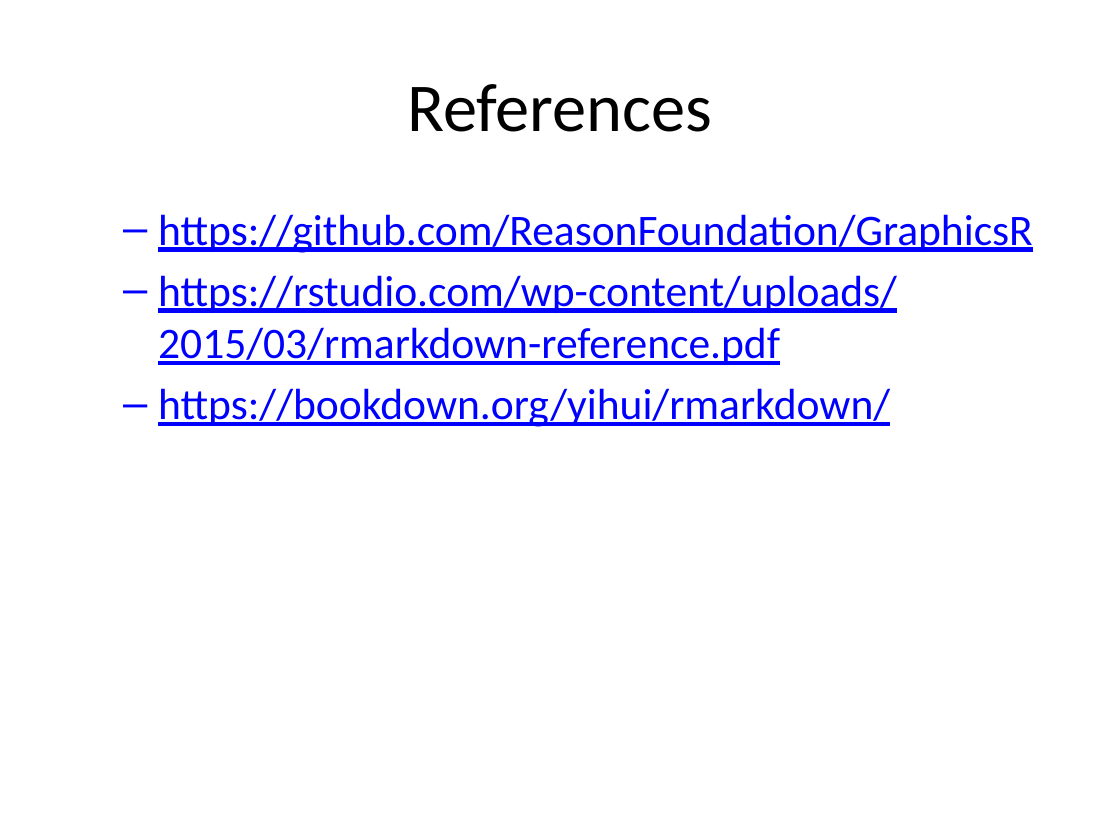
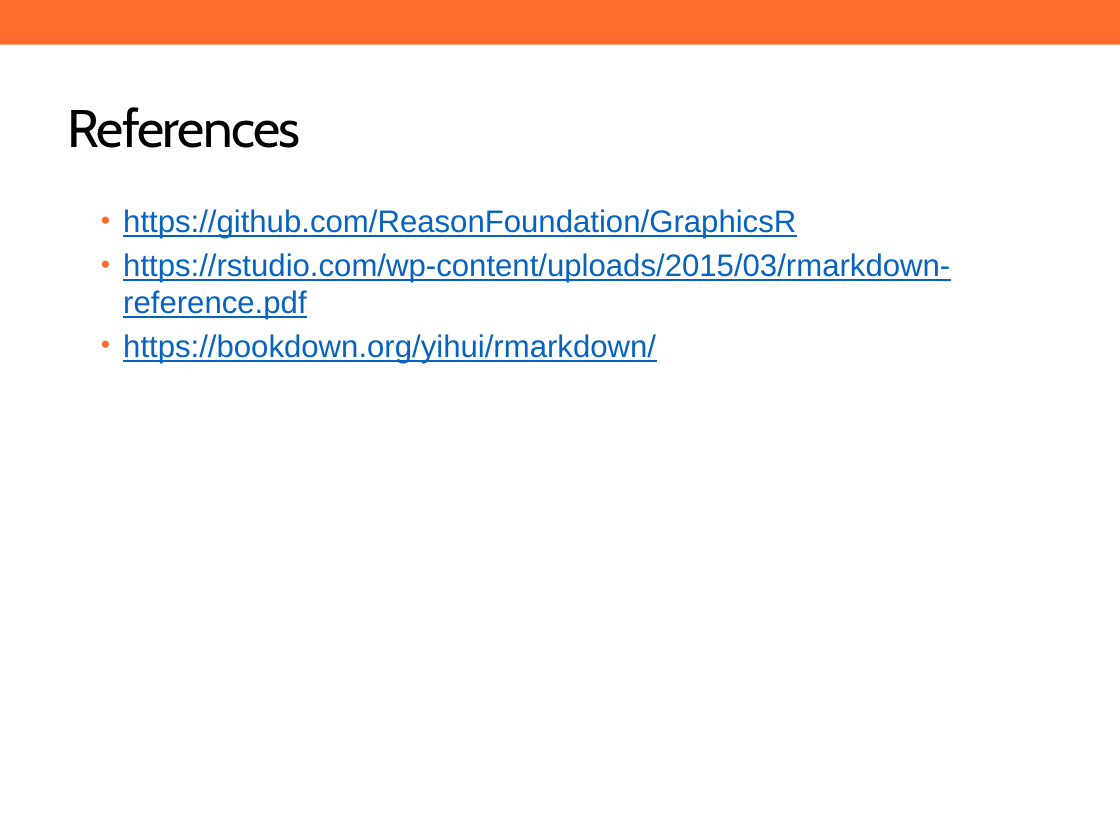
Before and after one commit to ReasonFoundation/GraphicsR, a slide deck: slide 8 of SamplePPT.pptx. Drawn at 1120x840 pixels with LibreOffice and Linux fonts; fonts in the diff are those of the drawing; background and template pictures are left out. Boxes give left, top, right and bottom in pixels: in the first picture for what was removed or moved away, otherwise in the second. Text is boxed around its words. In the diff, an @@ line names an element or a change of style, - is before the commit and + after.

```diff
--- a/SamplePPT.pptx
+++ b/SamplePPT.pptx
@@ rectangle added at box(0, 0, 1120, 45), fill #FF6D2C @@
@@ title "References": place and size @@
-title "References" at box(407, 84, 712, 132)
+title "References" at box(67, 107, 300, 148)
@@ title "References" at box(67, 107, 300, 148): size 44 to 34 pt, font Calibri to Cabin, letter spacing 0 to -1 pt; alignment centre to left @@
@@ text "https://github.com/ReasonFoundation/GraphicsR" at box(123, 209, 950, 363): size 28 to 20 pt, font Calibri to Arial, text colour #0000FF to #0563C1; bullet – to •; less space between paragraphs @@
```
Also in this commit, not shown: 7 other slides changed, 1 other file.
